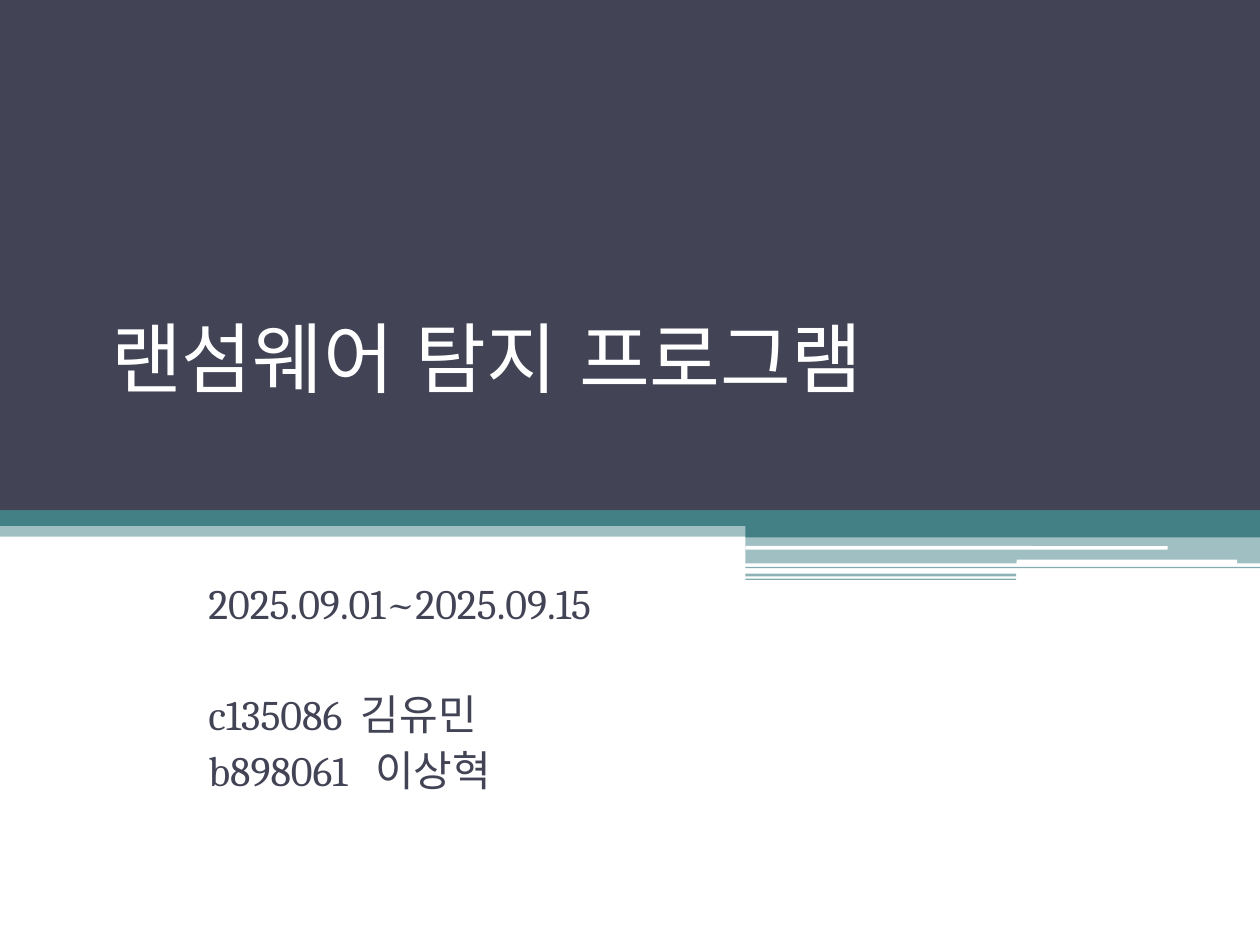
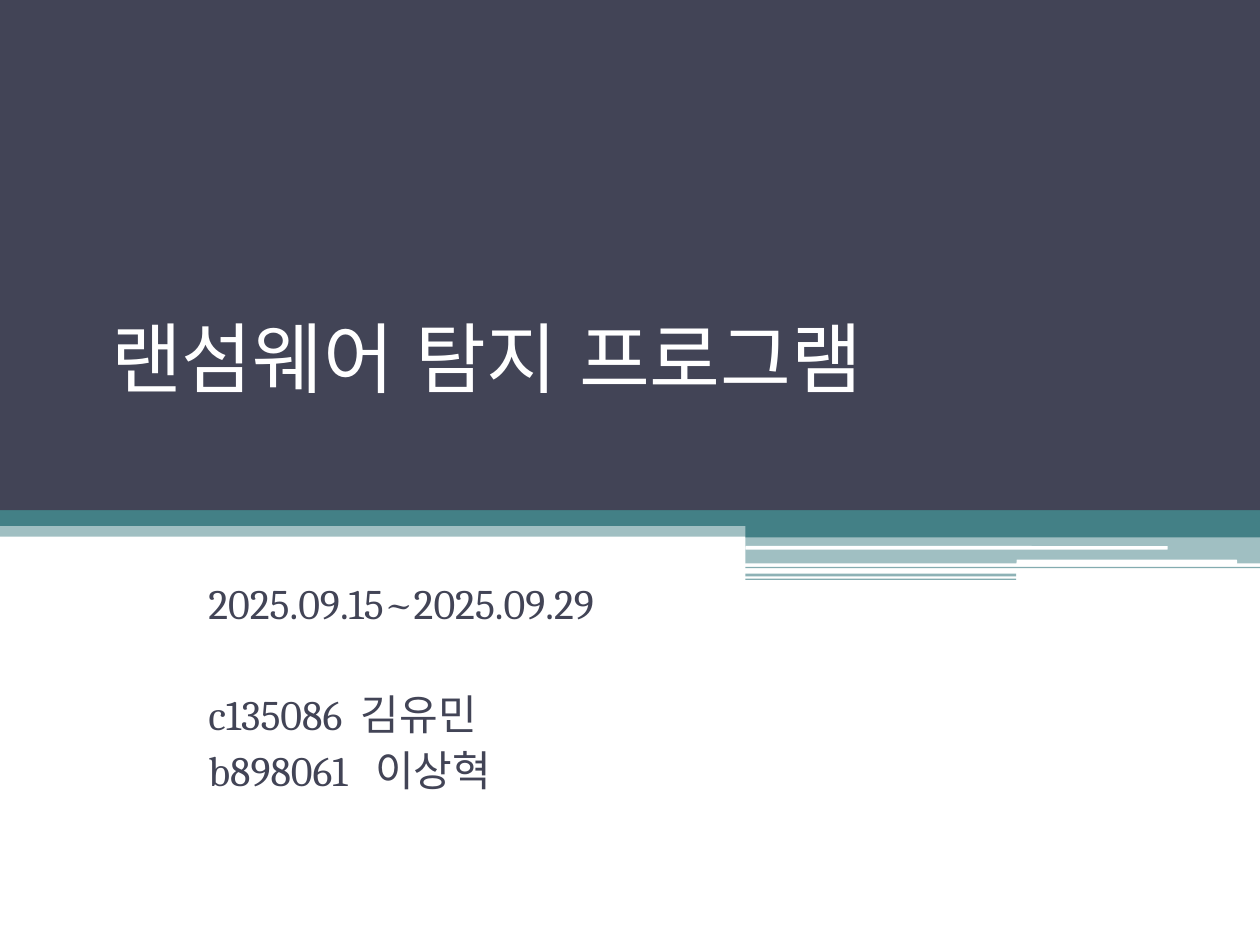
Before and after one commit to kimyumin0329/ALML-1-PROJECT, a slide deck: slide 1 of 진행상황보고서/진행상황보고서_5주차.ppt. Drawn at 1260x945 pixels with LibreOffice and Linux fonts; fonts in the diff are those of the drawing. Boxes give left, top, right and bottom in pixels: in the first picture for what was removed or moved away, otherwise in the second. Text is boxed around its words. In the diff, an @@ line names an element or a change of style, - is before the commit and + after.

```diff
--- a/진행상황보고서/진행상황보고서_5주차.ppt
+++ b/진행상황보고서/진행상황보고서_5주차.ppt
@@ subtitle at [208, 591, 594, 620]: text changed @@
-2025.09.01~2025.09.15
+2025.09.15~2025.09.29
```
Also in this commit, not shown: 1 other file.
